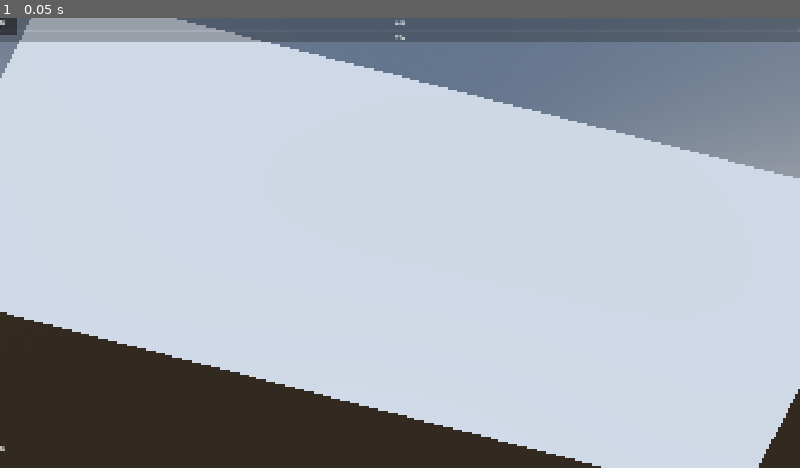
Above: before the commit, frame 1.
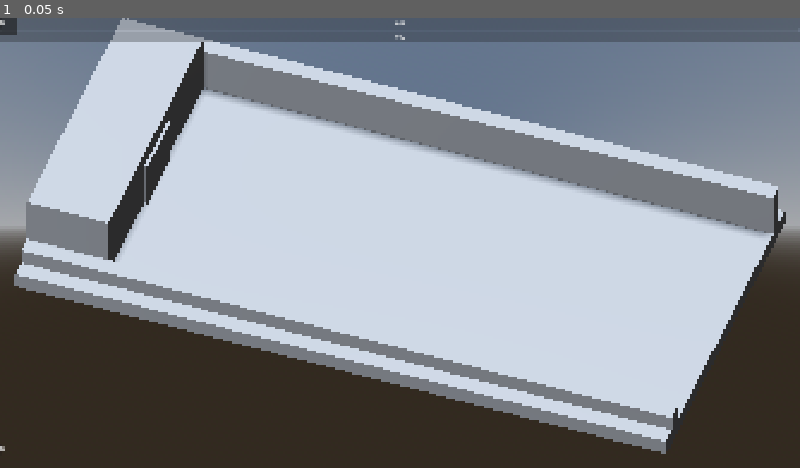
Above: after the commit, the same moment.

Repository: Rawisl/Godot_Roguelite3D_Gr8
Game: Godot game, scene res://main.tscn
Same seed, same stepped clock (60 frames per second), same inputs: the game is played once before the commit and once after it.
Inputs:
- Up to frame 1 (0.05 s): no input

The runs differ from the first frame. In frame 1, 30% of the frame differs, in the area x 0-100%, y 0-100%.

Commit message:
[feat]: add corridor blockout with zones, navmesh and camera

Diff:
--- a/levels/corridor/level.tscn
+++ b/levels/corridor/level.tscn
@@ -11,16 +11,51 @@
 background_mode = 2
 sky = SubResource("Sky_41ihd")
 
+[sub_resource type="NavigationMesh" id="NavigationMesh_41ihd"]
+vertices = PackedVector3Array(-19.5, 4.5, -7.5, -19.5, 4.5, 7.5, -15.5, 4.5, 7.5, -15.5, 4.5, -7.5)
+polygons = [PackedInt32Array(3, 2, 0), PackedInt32Array(0, 2, 1)]
+geometry_parsed_geometry_type = 1
+
 [sub_resource type="PlaneMesh" id="PlaneMesh_xepy2"]
 size = Vector2(40, 20)
 
-[sub_resource type="NavigationMesh" id="NavigationMesh_41ihd"]
-
-[sub_resource type="BoxShape3D" id="BoxShape3D_xepy2"]
-
-[sub_resource type="BoxShape3D" id="BoxShape3D_qc24j"]
+[sub_resource type="BoxMesh" id="BoxMesh_ocplc"]
+size = Vector3(40, 1, 20)
+
+[sub_resource type="BoxShape3D" id="BoxShape3D_ocplc"]
+size = Vector3(40, 1, 20)
+
+[sub_resource type="BoxMesh" id="BoxMesh_wall_back"]
+size = Vector3(40, 3, 1)
+
+[sub_resource type="BoxShape3D" id="Box_wall_back"]
+size = Vector3(40, 3, 1)
+
+[sub_resource type="BoxMesh" id="BoxMesh_wall_front"]
+size = Vector3(40, 1, 1)
+
+[sub_resource type="BoxShape3D" id="Box_wall_front"]
+size = Vector3(40, 3, 1)
+
+[sub_resource type="BoxMesh" id="BoxMesh_fortress"]
+size = Vector3(5, 4, 16)
+
+[sub_resource type="BoxShape3D" id="Box_fortress"]
+size = Vector3(5, 4, 16)
+
+[sub_resource type="BoxMesh" id="BoxMesh_gate"]
+size = Vector3(0.2, 3, 4)
+
+[sub_resource type="CylinderShape3D" id="Cyl_return"]
+height = 4.0
+radius = 5.0
+
+[sub_resource type="CylinderShape3D" id="Cyl_retreat"]
+height = 4.0
+radius = 5.0
 
 [sub_resource type="BoxShape3D" id="BoxShape3D_8dto7"]
+size = Vector3(12, 4, 16)
 
 [node name="Level" type="Node3D" unique_id=1239096197]
 
@@ -35,96 +70,154 @@
 transform = Transform3D(0.99999994, 0, 0, 0, 0.99999994, 0, 0, 0, 0.99999994, 0, 0, 0)
 
 [node name="Camera3D" type="Camera3D" parent="CameraRig" unique_id=1985541732]
-transform = Transform3D(0.9396926, -0.24184474, 0.24184474, 0, 0.70710677, 0.70710677, -0.34202012, -0.664463, 0.664463, 5, 14, 13)
+transform = Transform3D(0.93969256, -0.24184471, 0.24184467, 0, 0.70710665, 0.70710677, -0.34202006, -0.664463, 0.6644629, 7.255, 21.213, 19.934)
 projection = 1
 current = true
-size = 20.0
-
-[node name="Geometry" type="Node3D" parent="." unique_id=1439378570]
-
-[node name="MeshInstance3D" type="MeshInstance3D" parent="Geometry" unique_id=1958924904]
-mesh = SubResource("PlaneMesh_xepy2")
-
-[node name="StaticBody3D" type="StaticBody3D" parent="Geometry" unique_id=1058267805]
+size = 26.0
 
 [node name="NavigationRegion3D" type="NavigationRegion3D" parent="." unique_id=481712762]
 navigation_mesh = SubResource("NavigationMesh_41ihd")
 
+[node name="Geometry" type="Node3D" parent="NavigationRegion3D" unique_id=1439378570]
+
+[node name="MeshInstance3D" type="MeshInstance3D" parent="NavigationRegion3D/Geometry" unique_id=1958924904]
+visible = false
+mesh = SubResource("PlaneMesh_xepy2")
+
+[node name="Floor" type="StaticBody3D" parent="NavigationRegion3D/Geometry" unique_id=869922010]
+transform = Transform3D(1, 0, 0, 0, 1, 0, 0, 0, 1, 0, -0.5, 0)
+
+[node name="MeshInstance3D" type="MeshInstance3D" parent="NavigationRegion3D/Geometry/Floor" unique_id=1208446119]
+mesh = SubResource("BoxMesh_ocplc")
+
+[node name="CollisionShape3D" type="CollisionShape3D" parent="NavigationRegion3D/Geometry/Floor" unique_id=285541768]
+shape = SubResource("BoxShape3D_ocplc")
+
+[node name="WallBack" type="StaticBody3D" parent="NavigationRegion3D/Geometry" unique_id=524161426]
+transform = Transform3D(1, 0, 0, 0, 1, 0, 0, 0, 1, 0, 1.5, -8.5)
+
+[node name="Mesh" type="MeshInstance3D" parent="NavigationRegion3D/Geometry/WallBack" unique_id=940552965]
+mesh = SubResource("BoxMesh_wall_back")
+
+[node name="Shape" type="CollisionShape3D" parent="NavigationRegion3D/Geometry/WallBack" unique_id=2134558612]
+shape = SubResource("Box_wall_back")
+
+[node name="WallFront" type="StaticBody3D" parent="NavigationRegion3D/Geometry" unique_id=1866284497]
+transform = Transform3D(1, 0, 0, 0, 1, 0, 0, 0, 1, 0, 1.5, 8.5)
+
+[node name="Mesh" type="MeshInstance3D" parent="NavigationRegion3D/Geometry/WallFront" unique_id=1529551795]
+transform = Transform3D(1, 0, 0, 0, 1, 0, 0, 0, 1, 0, -1, 0)
+mesh = SubResource("BoxMesh_wall_front")
+
+[node name="Shape" type="CollisionShape3D" parent="NavigationRegion3D/Geometry/WallFront" unique_id=125180418]
+shape = SubResource("Box_wall_front")
+
+[node name="Fortress" type="StaticBody3D" parent="NavigationRegion3D/Geometry" unique_id=792113795]
+transform = Transform3D(1, 0, 0, 0, 1, 0, 0, 0, 1, -17.5, 2, 0)
+
+[node name="Mesh" type="MeshInstance3D" parent="NavigationRegion3D/Geometry/Fortress" unique_id=1056555563]
+mesh = SubResource("BoxMesh_fortress")
+
+[node name="Shape" type="CollisionShape3D" parent="NavigationRegion3D/Geometry/Fortress" unique_id=3406688]
+shape = SubResource("Box_fortress")
+
+[node name="GateVisual" type="MeshInstance3D" parent="NavigationRegion3D/Geometry" unique_id=1693307904]
+transform = Transform3D(1, 0, 0, 0, 1, 0, 0, 0, 1, -14.9, 1.5, 0)
+mesh = SubResource("BoxMesh_gate")
+
 [node name="Slots" type="Node3D" parent="." unique_id=1229477472]
 
 [node name="W1" parent="Slots" unique_id=995670275 instance=ExtResource("1_41ihd")]
+transform = Transform3D(1, 0, 0, 0, 1, 0, 0, 0, 1, -16, 4, -6)
 slot_id = &"W1"
 zone = 0
 
 [node name="W2" parent="Slots" unique_id=392996667 instance=ExtResource("1_41ihd")]
+transform = Transform3D(1, 0, 0, 0, 1, 0, 0, 0, 1, -16, 4, -3.6)
 slot_id = &"W2"
 zone = 0
 
 [node name="W3" parent="Slots" unique_id=1361793867 instance=ExtResource("1_41ihd")]
+transform = Transform3D(1, 0, 0, 0, 1, 0, 0, 0, 1, -16, 4, -1.2)
 slot_id = &"W3"
 zone = 0
 
 [node name="W4" parent="Slots" unique_id=981873432 instance=ExtResource("1_41ihd")]
+transform = Transform3D(1, 0, 0, 0, 1, 0, 0, 0, 1, -16, 4, 1.2)
 slot_id = &"W4"
 zone = 0
 
 [node name="W5" parent="Slots" unique_id=1240733026 instance=ExtResource("1_41ihd")]
+transform = Transform3D(1, 0, 0, 0, 1, 0, 0, 0, 1, -16, 4, 3.6)
 slot_id = &"W5"
 zone = 0
 
 [node name="W6" parent="Slots" unique_id=769643092 instance=ExtResource("1_41ihd")]
+transform = Transform3D(1, 0, 0, 0, 1, 0, 0, 0, 1, -16, 4, 6)
 slot_id = &"W6"
 zone = 0
 
 [node name="N1" parent="Slots" unique_id=249274379 instance=ExtResource("1_41ihd")]
+transform = Transform3D(1, 0, 0, 0, 1, 0, 0, 0, 1, -11, 0, -6.5)
 slot_id = &"N1"
 
 [node name="N2" parent="Slots" unique_id=1918855279 instance=ExtResource("1_41ihd")]
+transform = Transform3D(1, 0, 0, 0, 1, 0, 0, 0, 1, -11, 0, -3.5)
 slot_id = &"N2"
 
 [node name="N3" parent="Slots" unique_id=998406386 instance=ExtResource("1_41ihd")]
+transform = Transform3D(1, 0, 0, 0, 1, 0, 0, 0, 1, -11, 0, 3.5)
 slot_id = &"N3"
 
 [node name="N4" parent="Slots" unique_id=436172443 instance=ExtResource("1_41ihd")]
+transform = Transform3D(1, 0, 0, 0, 1, 0, 0, 0, 1, -11, 0, 6.5)
 slot_id = &"N4"
 
 [node name="F1" parent="Slots" unique_id=428482230 instance=ExtResource("1_41ihd")]
+transform = Transform3D(1, 0, 0, 0, 1, 0, 0, 0, 1, 2, 0, -6.5)
 slot_id = &"F1"
 zone = 2
 
 [node name="F2" parent="Slots" unique_id=122091872 instance=ExtResource("1_41ihd")]
+transform = Transform3D(1, 0, 0, 0, 1, 0, 0, 0, 1, 2, 0, -3.5)
 slot_id = &"F2"
 zone = 2
 
 [node name="F3" parent="Slots" unique_id=1988940985 instance=ExtResource("1_41ihd")]
+transform = Transform3D(1, 0, 0, 0, 1, 0, 0, 0, 1, 2, 0, 3.5)
 slot_id = &"F3"
 zone = 2
 
 [node name="F4" parent="Slots" unique_id=177784305 instance=ExtResource("1_41ihd")]
+transform = Transform3D(1, 0, 0, 0, 1, 0, 0, 0, 1, 2, 0, 6.5)
 slot_id = &"F4"
 zone = 2
 
 [node name="Markers" type="Node3D" parent="." unique_id=969002018]
 
 [node name="ReturnZone" type="Area3D" parent="Markers" unique_id=1031908054]
+transform = Transform3D(1, 0, 0, 0, 1, 0, 0, 0, 1, -12, 2, 0)
 collision_layer = 0
 collision_mask = 2
 
 [node name="CollisionShape3D" type="CollisionShape3D" parent="Markers/ReturnZone" unique_id=749994832]
-shape = SubResource("BoxShape3D_xepy2")
+shape = SubResource("Cyl_return")
 
 [node name="RetreatZone" type="Area3D" parent="Markers" unique_id=898048777]
+transform = Transform3D(1, 0, 0, 0, 1, 0, 0, 0, 1, -12, 2, 0)
 collision_layer = 0
 collision_mask = 2
 
 [node name="CollisionShape3D" type="CollisionShape3D" parent="Markers/RetreatZone" unique_id=1223678777]
-shape = SubResource("BoxShape3D_qc24j")
+shape = SubResource("Cyl_retreat")
 
 [node name="DeployPoint" type="Marker3D" parent="Markers" unique_id=488986395]
+transform = Transform3D(1, 0, 0, 0, 1, 0, 0, 0, 1, -13, 0, 0)
 
 [node name="CommandPost" type="Marker3D" parent="Markers" unique_id=2075346717]
 
 [node name="SpawnZone" type="Area3D" parent="." unique_id=232184628 groups=["level"]]
+transform = Transform3D(1, 0, 0, 0, 1, 0, 0, 0, 1, 14, 2, 0)
 collision_layer = 0
 collision_mask = 0
 
@@ -132,3 +225,4 @@
 shape = SubResource("BoxShape3D_8dto7")
 
 [node name="FortressSpawn" type="Marker3D" parent="." unique_id=1763631995]
+transform = Transform3D(1, 0, 0, 0, 1, 0, 0, 0, 1, -17.5, 0, 0)
